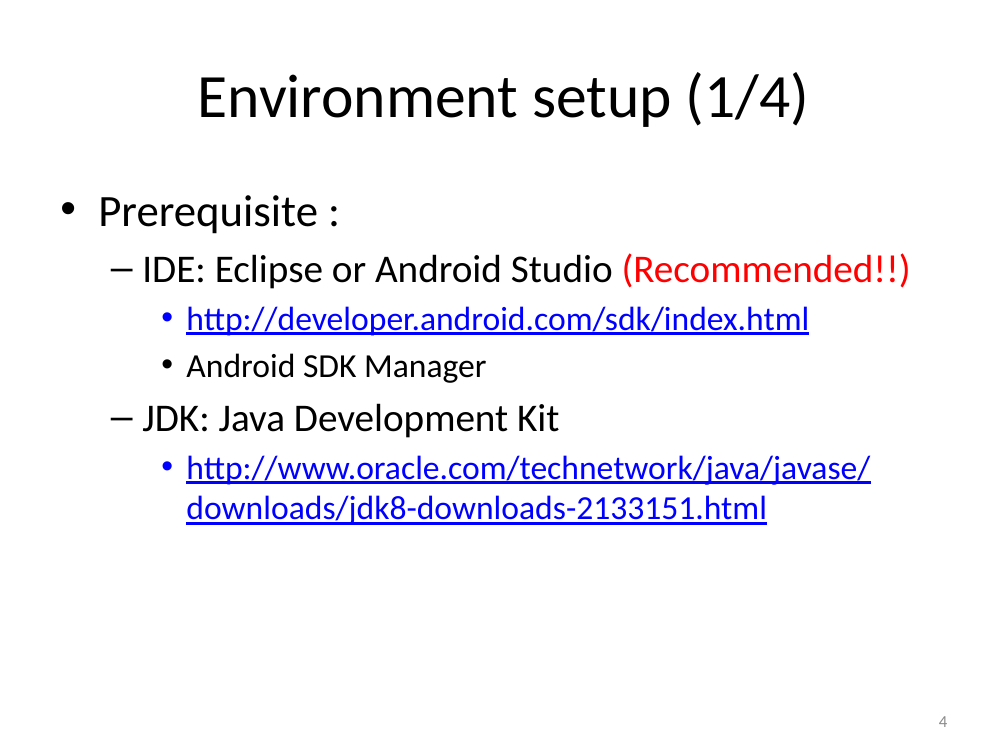
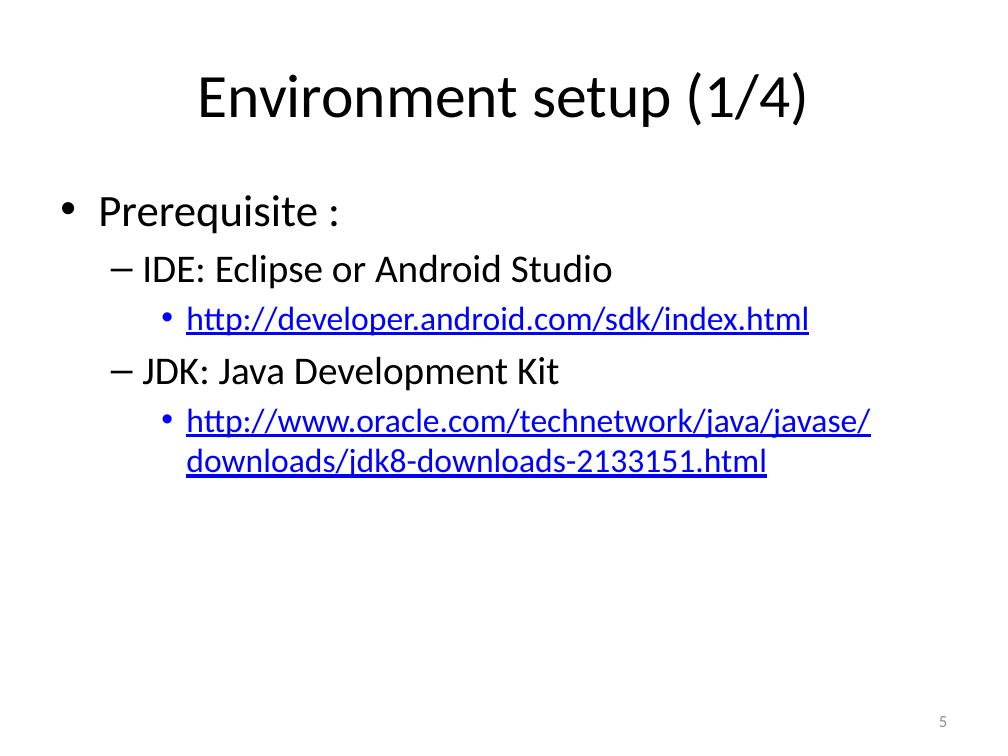
Before and after one commit to hs9021401/FIT_Android, a slide deck: slide 5 of The introduction of Android.pptx (slide 4 before the commit). Drawn at 1008x756 pixels with LibreOffice and Linux fonts; fonts in the diff are those of the drawing. Boxes give left, top, right and bottom in pixels: in the first picture for what was removed or moved away, otherwise in the second. Text is boxed around its words. In the diff, an @@ line names an element or a change of style, - is before the commit and + after.

```diff
--- a/The introduction of Android.pptx
+++ b/The introduction of Android.pptx
@@ text at (142,254,613,289): text changed @@
-  – IDE: Eclipse or Android Studio (Recommended!!)
+  – IDE: Eclipse or Android Studio
@@ text at (186,353,486,383): paragraph removed @@
-    • Android SDK Manager
@@ page number at (939,716,947,727): text changed @@
-4
+5
```
Also in this commit, not shown: 7 other slides changed, 2 slides added.
